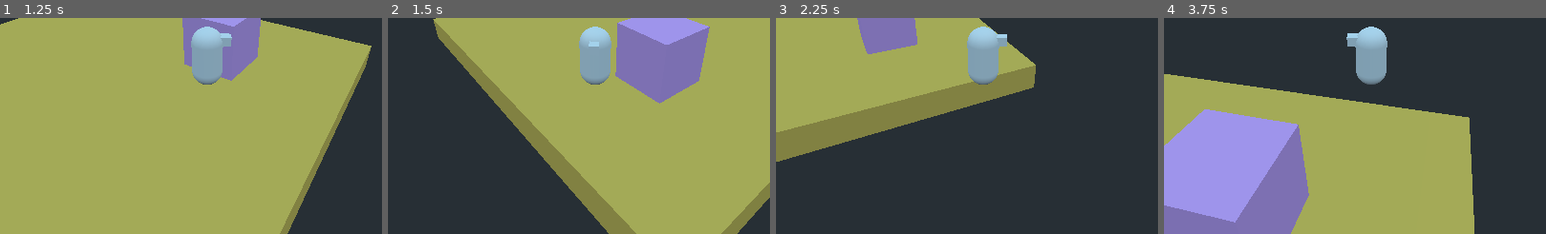
Above: before the commit, frames 1-4 (left to right).
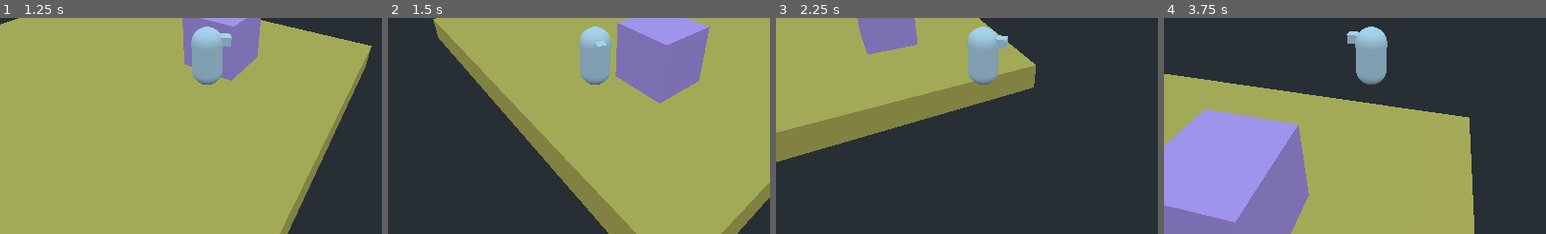
Above: after the commit, the same moments.

Repository: dsvoid/3d1
Game: Godot game, scene res://scenes and scripts/Level.tscn
Two runs of this game, one before a commit and one after it. Both use one fixed random seed, a clock stepped at 60 frames per second and the inputs below.
Inputs (mouse positions are % of the whole screen's width and height, from its top left):
- Up to frame 1 (1.25 s): tap Enter at 0.5 s; move the mouse to (72, 43) at 0.52 s; hold D (move_right) from 0.53 s (still down)
- Up to frame 2 (1.5 s): move the mouse to (30, 54) at 1.27 s; release D (move_right) at 1.28 s; hold S (move_down) from 1.28 s (still down)
- Up to frame 3 (2.25 s): move the mouse to (60, 26) at 2.02 s; release S (move_down) at 2.03 s; hold D (move_right) from 2.03 s (still down)
- Up to frame 4 (3.75 s): move the mouse to (45, 69) at 2.77 s; release D (move_right) at 2.78 s; hold W (move_up) 2.78-3.53 s; move the mouse to (80, 64) at 3.52 s; hold A (move_left) from 3.53 s (still down)
The pictures show only the part of the screen within x 23-73%, y 38-88%; the shares and areas given below are measured in that part.

Frame 1 is identical in both runs. In frame 2, less than 0.1% of the frame differs, in the area x 50-59%, y 10-15%; in frame 3, less than 0.1%; in frame 4, less than 0.1%, in the area x 47-51%, y 6-14%.

Commit message:
player rotation snaps immediately to mouse movement instead of 'lerping'

Diff:
--- a/scenes and scripts/Player.gd
+++ b/scenes and scripts/Player.gd
@@ -50,6 +50,9 @@
 func apply_rotation(dir,delta):
 	var a = atan2(-dir.x,-dir.z)
 	rotation.y = lerp_angle(rotation.y, atan2(-dir.x,-dir.z), delta*rot_accel)
+	if camera_rig.mouse_delta.x != 0:
+		var rot = camera_rig.mouse_delta.x * camera_rig.look_sensitivity * delta
+		rotation_degrees.y -= rot
 
 func camera_follows_player():
 	camera_rig.global_transform.origin = global_transform.origin
